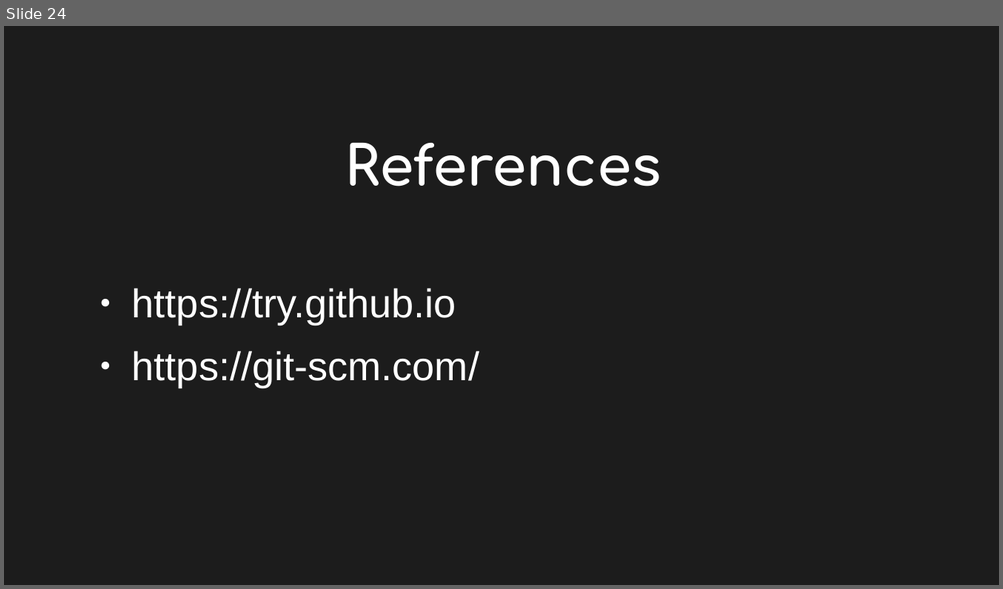
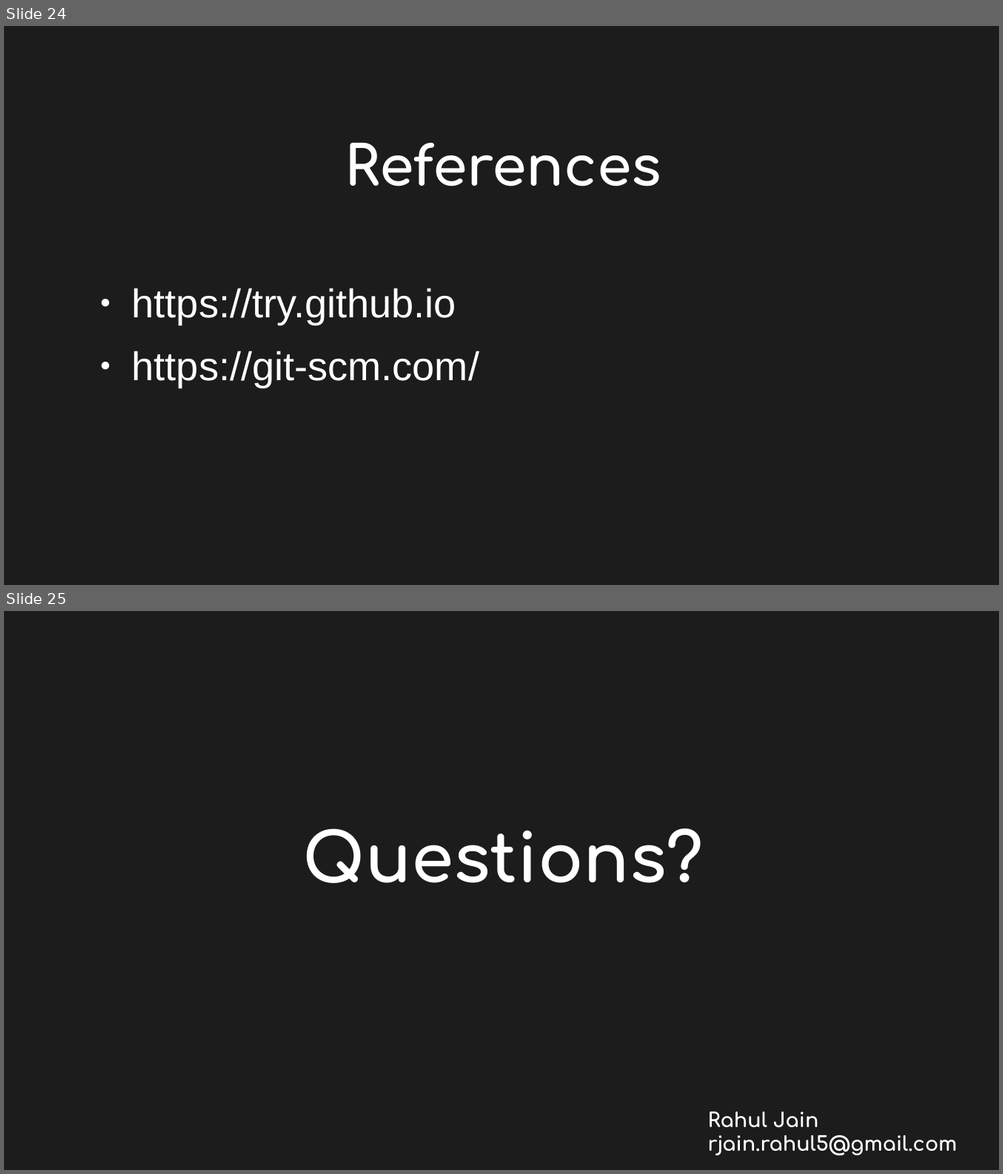
Before and after one commit to rahuljain5/Presentations, a slide deck: ODPs/GIT.odp. Shown one above the other, each under a label of ours: slide 24 before the commit, slides 24 and 25 after it. The pictures are 1003x589 and 1003x1174 pixels, drawn with LibreOffice and Linux fonts; fonts in the diff are those of the drawing. Boxes give left, top, right and bottom in pixels: in the first picture for what was removed or moved away, otherwise in the second. Text is boxed around its words. In the diff, an @@ line names an element or a change of style, - is before the commit and + after.

```diff
--- a/ODPs/GIT.odp
+++ b/ODPs/GIT.odp
@@ slide 25 added at [4, 611, 999, 1170], background #1C1C1C @@
@@ title added at [303, 829, 703, 883], 54 pt, text #FFFFFF, bold @@
+Questions?
@@ text added at [708, 1112, 957, 1156], 16 pt, text #FFFFFF, bold @@
+Rahul Jain
+rjain.rahul5@gmail.com
```
Also in this commit, not shown: 1 slide changed, 1 slide removed, 1 other file.
